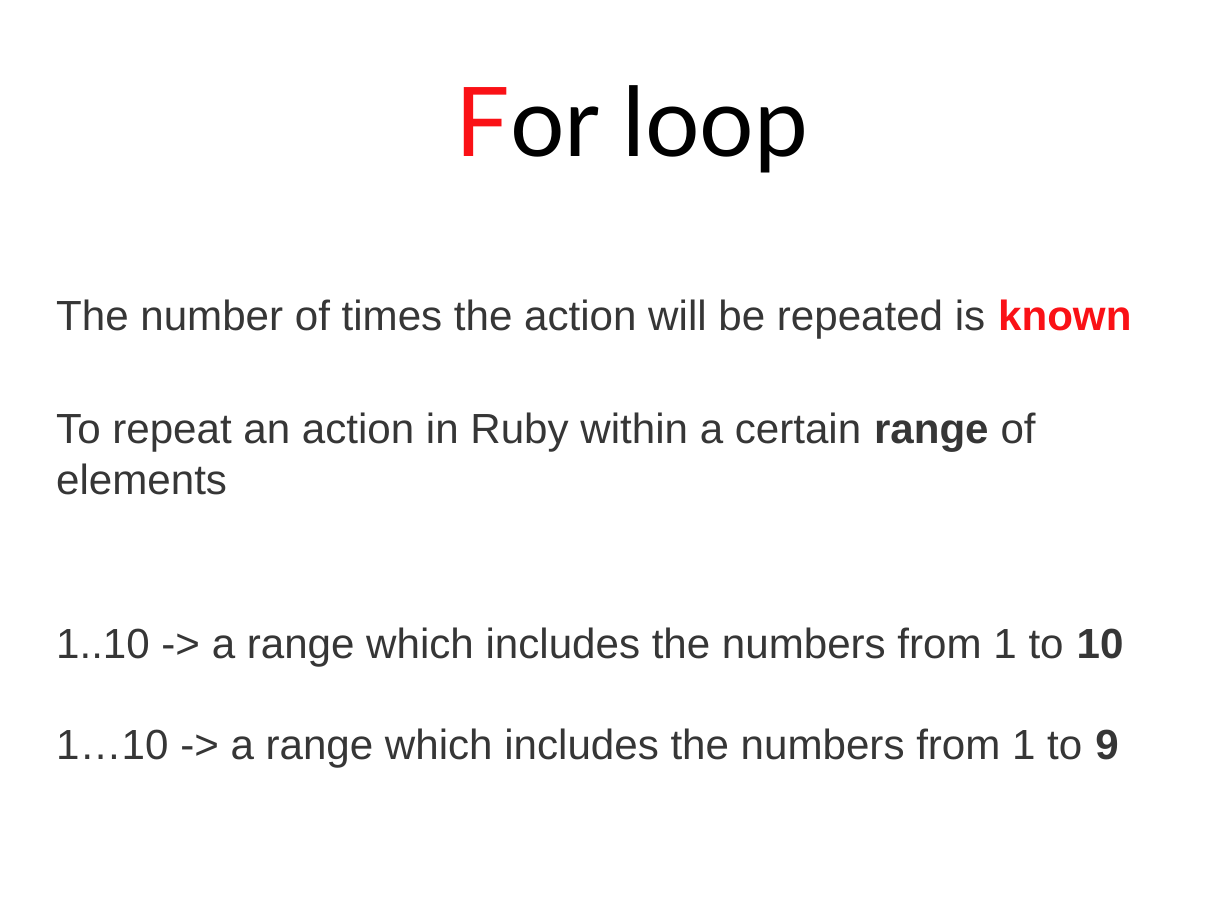
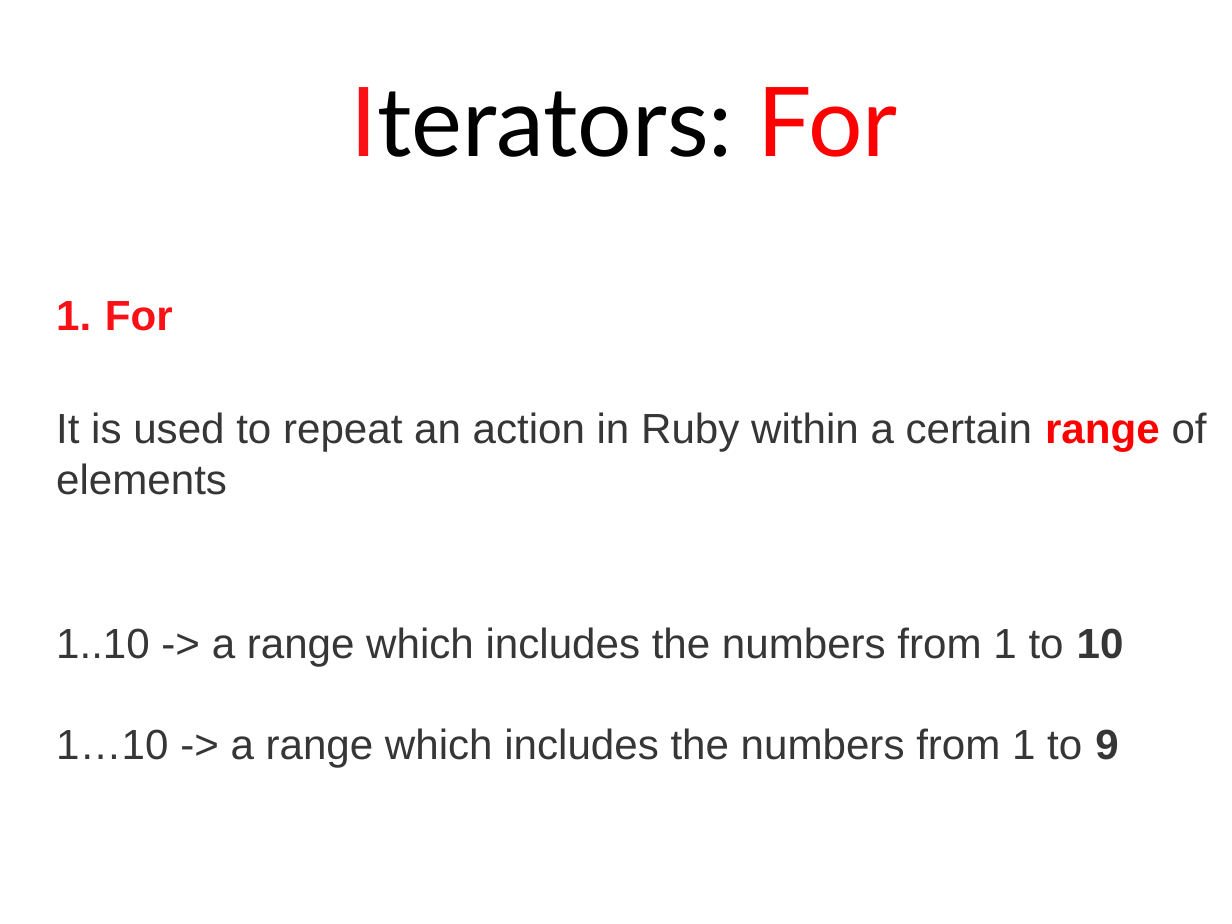
Before and after one commit to stephlaf/P4E, a slide deck: slide 9 of Presentations/Presentations Power Point/03_Looping.pptx (slide 6 before the commit). Drawn at 1232x924 pixels with LibreOffice and Linux fonts; fonts in the diff are those of the drawing. Boxes give left, top, right and bottom in pixels: in the first picture for what was removed or moved away, otherwise in the second. Text is boxed around its words. In the diff, an @@ line names an element or a change of style, - is before the commit and + after.

```diff
--- a/Presentations/Presentations Power Point/03_Looping.pptx
+++ b/Presentations/Presentations Power Point/03_Looping.pptx
@@ text at [350,87,898,157]: text changed @@
-For loop
+Iterators: For
@@ text at [56,301,1207,495]: text changed @@
-The number of times the action will be repeated is known
-To repeat an action in Ruby within a certain range of elements
+1. For
+It is used to repeat an action in Ruby within a certain range of elements
```
Also in this commit, not shown: 4 other slides changed, 1 other file.
